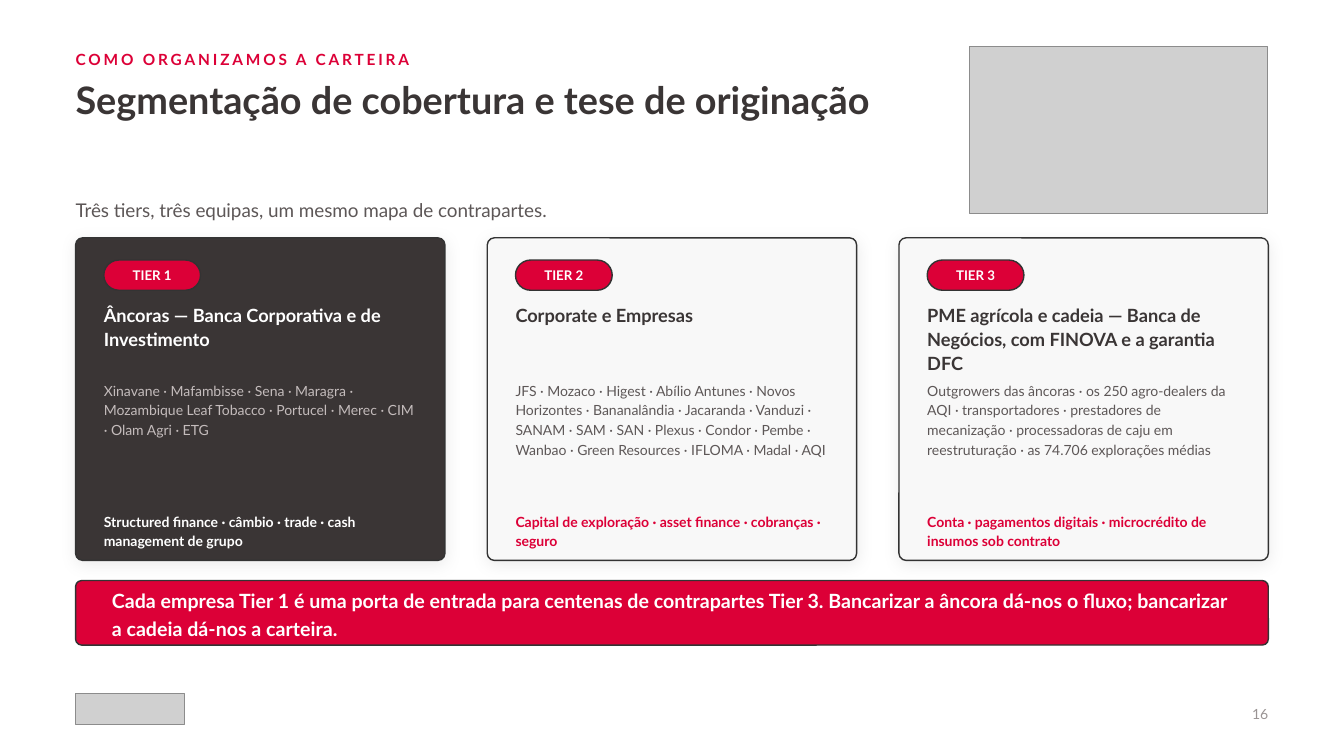
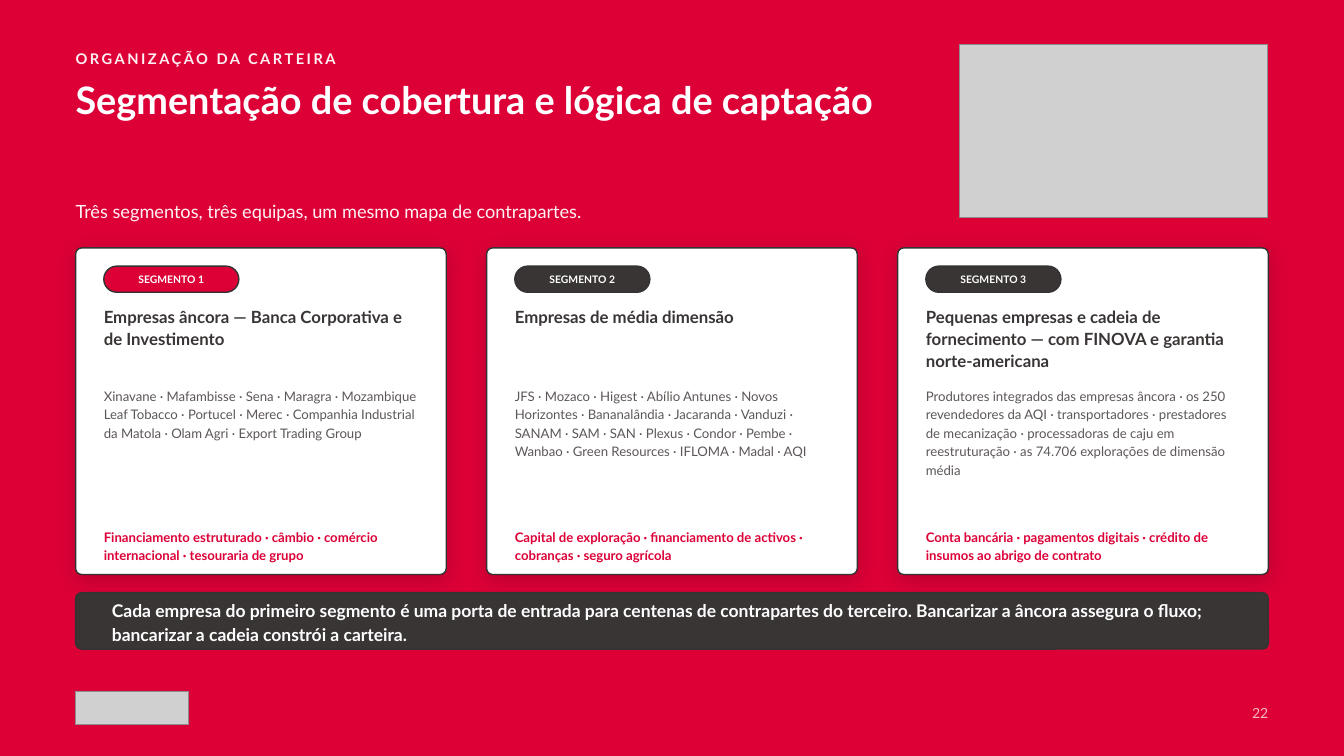
Before and after one commit to timoteomirolejr-hue/momo, a slide deck: slide 22 of cvp-agronegocios/CVP_Agronegocios_Absa_Mocambique_2026.pptx (slide 18 before the commit). Drawn at 1344x756 pixels with LibreOffice and Linux fonts; fonts in the diff are those of the drawing; grey boxes stand for pictures. Boxes give left, top, right and bottom in pixels: in the first picture for what was removed or moved away, otherwise in the second. Text is boxed around its words. In the diff, an @@ line names an element or a change of style, - is before the commit and + after.

```diff
--- a/cvp-agronegocios/CVP_Agronegocios_Absa_Mocambique_2026.pptx
+++ b/cvp-agronegocios/CVP_Agronegocios_Absa_Mocambique_2026.pptx
@@ background #FFFFFF to #DC0037 @@
@@ text at box(76, 51, 336, 67): text changed; size 11 to 10.5 pt; text colour #DC0037 to #FFF1F3 @@
-COMO ORGANIZAMOS A CARTEIRA
+ORGANIZAÇÃO DA CARTEIRA
@@ picture: place and size @@
-picture at box(970, 46, 1268, 214)
+picture at box(960, 44, 1268, 218)
@@ text at box(76, 86, 873, 121): text changed; text colour #3A3535 to #FFFFFF @@
-Segmentação de cobertura e tese de originação
+Segmentação de cobertura e lógica de captação
@@ text at box(76, 204, 582, 222): text changed; size 13.5 to 13 pt; text colour #5D5757 to #FFF1F3 @@
-Três tiers, três equipas, um mesmo mapa de contrapartes.
+Três segmentos, três equipas, um mesmo mapa de contrapartes.
@@ rounded rectangle: place and size @@
-rounded rectangle at box(76, 238, 445, 561)
+rounded rectangle at box(76, 248, 447, 575)
@@ rounded rectangle at box(76, 248, 447, 575): fill #3A3535 to #FFFFFF; shadow changed; proportions changed @@
@@ rounded rectangle: place and size @@
-rounded rectangle at box(104, 260, 201, 290)
+rounded rectangle at box(104, 266, 239, 292)
@@ rounded rectangle at box(487, 248, 858, 575): fill #F8F8F8 to #FFFFFF; shadow changed; proportions changed @@
@@ rounded rectangle: place and size @@
-rounded rectangle at box(487, 238, 856, 561)
+rounded rectangle at box(487, 248, 858, 575)
@@ rounded rectangle at box(515, 266, 650, 292): fill #DC0037 to #3A3535 @@
@@ rounded rectangle: place and size @@
-rounded rectangle at box(515, 260, 612, 290)
+rounded rectangle at box(515, 266, 650, 292)
@@ rounded rectangle: place and size @@
-rounded rectangle at box(899, 238, 1268, 561)
+rounded rectangle at box(898, 248, 1269, 575)
@@ rounded rectangle at box(898, 248, 1269, 575): fill #F8F8F8 to #FFFFFF; shadow changed; proportions changed @@
@@ rounded rectangle: place and size @@
-rounded rectangle at box(928, 260, 1024, 290)
+rounded rectangle at box(927, 266, 1062, 292)
@@ rounded rectangle at box(927, 266, 1062, 292): fill #DC0037 to #3A3535 @@
@@ text at box(138, 275, 204, 283): text changed; size 9.5 to 7.4 pt @@
-TIER 1
+SEGMENTO 1
@@ text at box(549, 275, 615, 283): text changed; size 9.5 to 7.4 pt @@
-TIER 2
+SEGMENTO 2
@@ text at box(960, 275, 1026, 283): text changed; size 9.5 to 7.4 pt @@
-TIER 3
+SEGMENTO 3
@@ text at box(104, 310, 402, 345): text changed; size 13 to 12 pt; text colour #FFFFFF to #3A3535 @@
-Âncoras — Banca Corporativa e de Investimento
+Empresas âncora — Banca Corporativa e de Investimento
@@ text at box(515, 310, 734, 326): text changed; size 13 to 12 pt @@
-Corporate e Empresas
+Empresas de média dimensão
@@ text at box(926, 310, 1224, 367): text changed; size 13 to 12 pt @@
-PME agrícola e cadeia — Banca de Negócios, com FINOVA e a garantia DFC
+Pequenas empresas e cadeia de fornecimento — com FINOVA e garantia norte-americana
@@ text "JFS · Mozaco · Higest ..." at box(515, 391, 807, 458): size 10 to 9.4 pt @@
@@ text at box(104, 391, 417, 441): text changed; size 10 to 9.4 pt; text colour #C4BCBC to #5D5757 @@
-Xinavane · Mafambisse · Sena · Maragra · Mozambique Leaf Tobacco · Portucel · Merec · CIM · Olam Agri · ETG
+Xinavane · Mafambisse · Sena · Maragra · Mozambique Leaf Tobacco · Portucel · Merec · Companhia Industrial da Matola · Olam Agri · Export Trading Group
@@ text at box(926, 391, 1227, 475): text changed; size 10 to 9.4 pt @@
-Outgrowers das âncoras · os 250 agro-dealers da AQI · transportadores · prestadores de mecanização · processadoras de caju em reestruturação · as 74.706 explorações médias
+Produtores integrados das empresas âncora · os 250 revendedores da AQI · transportadores · prestadores de mecanização · processadoras de caju em reestruturação · as 74.706 explorações de dimensão média
@@ text at box(104, 532, 378, 563): text changed; size 10 to 9.4 pt; text colour #FFFFFF to #DC0037 @@
-Structured finance · câmbio · trade · cash management de grupo
+Financiamento estruturado · câmbio · comércio internacional · tesouraria de grupo
@@ text at box(515, 532, 796, 563): text changed; size 10 to 9.4 pt @@
-Capital de exploração · asset finance · cobranças · seguro
+Capital de exploração · financiamento de activos · cobranças · seguro agrícola
@@ text at box(926, 532, 1209, 563): text changed; size 10 to 9.4 pt @@
-Conta · pagamentos digitais · microcrédito de insumos sob contrato
+Conta bancária · pagamentos digitais · crédito de insumos ao abrigo de contrato
@@ rounded rectangle: place and size @@
-rounded rectangle at box(76, 581, 1268, 645)
+rounded rectangle at box(76, 593, 1268, 649)
@@ rounded rectangle at box(76, 593, 1268, 649): fill #DC0037 to #3A3535; proportions changed @@
@@ text at box(112, 604, 1202, 641): text changed; size 14 to 12.5 pt @@
-Cada empresa Tier 1 é uma porta de entrada para centenas de contrapartes Tier 3. Bancarizar a âncora dá-nos o fluxo; bancarizar a cadeia dá-nos a carteira.
+Cada empresa do primeiro segmento é uma porta de entrada para centenas de contrapartes do terceiro. Bancarizar a âncora assegura o fluxo; bancarizar a cadeia constrói a carteira.
@@ picture: place and size @@
-picture at box(76, 694, 185, 725)
+picture at box(76, 692, 189, 725)
@@ text at box(1252, 708, 1268, 718): text changed; text colour #9A9494 to #F3B9C4 @@
-16
+22
```
Also in this commit, not shown: 18 other slides changed, 7 slides added, 3 slides removed, 4 other files.
